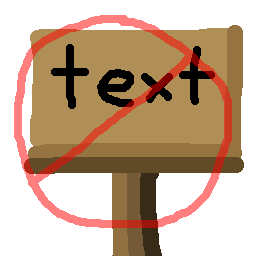
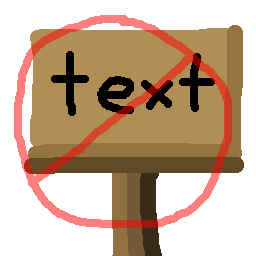
Before/after of a 256x256 layered artwork. What changed in the layer stack:
added layer "Layer 3" above "Layer 2" over (x1=51, y1=51, x2=215, y2=116)
painted on "Layer 2" over (x1=51, y1=44, x2=215, y2=109)
